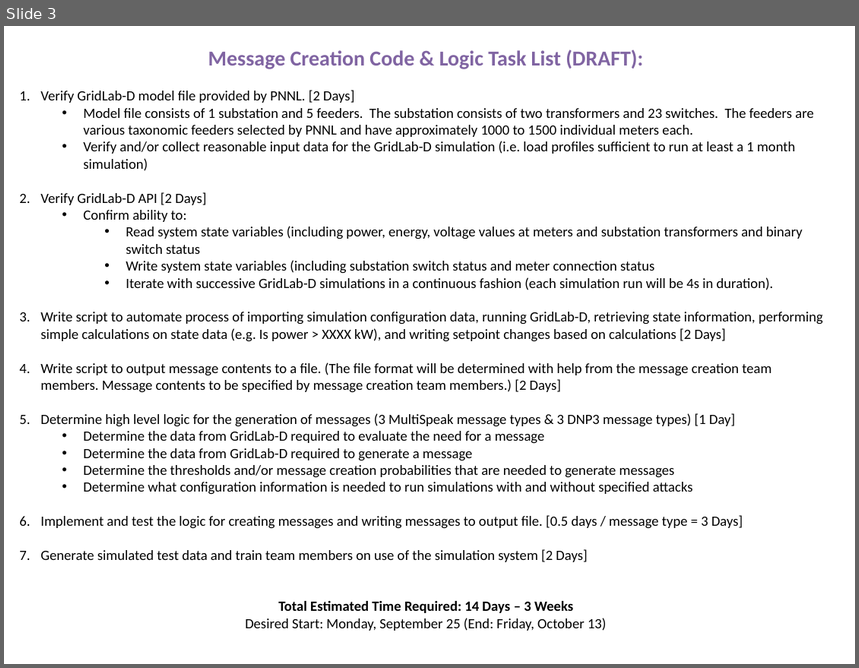
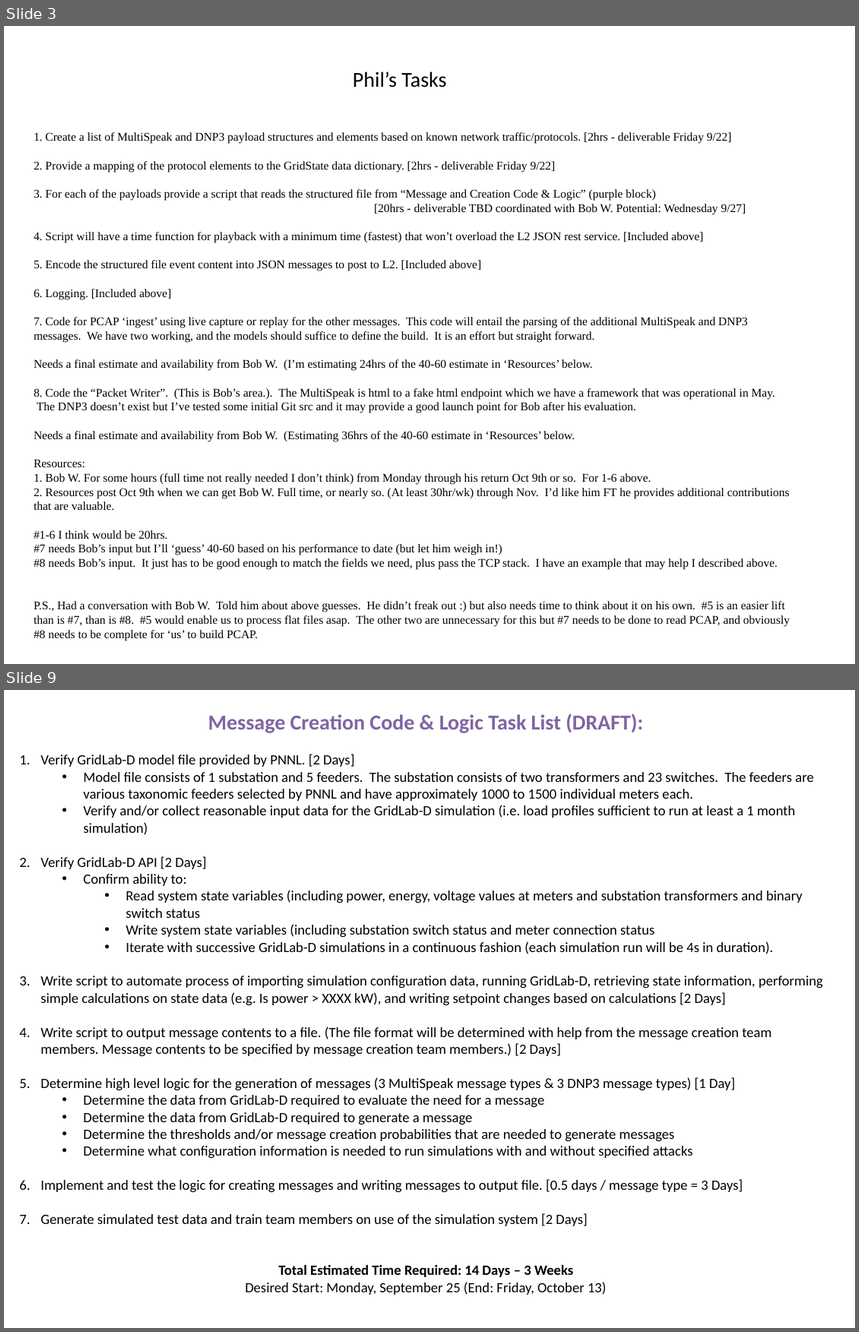
Before and after one commit to dpinney/RatDigest, a slide deck: Docs/SIMBAv2-HighLevel.pptx. Shown one above the other, each under a label of ours: slide 3 before the commit, slides 3 and 9 after it; the slides between them are not shown. The pictures are 859x668 and 859x1332 pixels, drawn with LibreOffice and Linux fonts; fonts in the diff are those of the drawing. Boxes give left, top, right and bottom in pixels: in the first picture for what was removed or moved away, otherwise in the second. Text is boxed around its words. In the diff, an @@ line names an element or a change of style, - is before the commit and + after.

```diff
--- a/Docs/SIMBAv2-HighLevel.pptx
+++ b/Docs/SIMBAv2-HighLevel.pptx
@@ slide 3 added at (x1=4, y1=26, x2=855, y2=664), background #FFFFFF @@
@@ text added at (x1=353, y1=72, x2=446, y2=88), 18 pt, text #000000 @@
+Phil’s Tasks
@@ text added at (x1=34, y1=132, x2=790, y2=641), 10 pt, text #000000 @@
+1. Create a list of MultiSpeak and DNP3 payload structures and elements based on known network traffic/protocols. [2hrs - deliverable Friday 9/22]
+2. Provide a mapping of the protocol elements to the GridState data dictionary. [2hrs - deliverable Friday 9/22]
+3. For each of the payloads provide a script that reads the structured file from “Message and Creation Code & Logic” (purple block)
+[20hrs - deliverable TBD coordinated with Bob W. Potential: Wednesday 9/27]
+4. Script will have a time function for playback with a minimum time (fastest) that won’t overload the L2 JSON rest service. [Included above]
+5. Encode the structured file event content into JSON messages to post to L2. [Included above]
+6. Logging. [Included above]
+7. Code for PCAP ‘ingest’ using live capture or replay for the other messages. This code will entail the parsing of the additional MultiSpeak and DNP3 messages. We have two working, and the models should suffice to define the build. It is an effort but straight forward.
+Needs a final estimate and availability from Bob W. (I’m estimating 24hrs of the 40-60 estimate in ‘Resources’ below.
+8. Code the “Packet Writer”. (This is Bob’s area.). The MultiSpeak is html to a fake html endpoint which we have a framework that was operational in May. The DNP3 doesn’t exist but I’ve tested some initial Git src and it may provide a good launch point for Bob after his evaluation.
+Needs a final estimate and availability from Bob W. (Estimating 36hrs of the 40-60 estimate in ‘Resources’ below.
+Resources:
+1. Bob W. For some hours (full time not really needed I don’t think) from Monday through his return Oct 9th or so. For 1-6 above.
+2. Resources post Oct 9th when we can get Bob W. Full time, or nearly so. (At least 30hr/wk) through Nov. I’d like him FT he provides additional contributions that are valuable.
+#1-6 I think would be 20hrs.
+#7 needs Bob’s input but I’ll ‘guess’ 40-60 based on his performance to date (but let him weigh in!)
+#8 needs Bob’s input. It just has to be good enough to match the fields we need, plus pass the TCP stack. I have an example that may help I described above.
+P.S., Had a conversation with Bob W. Told him about above guesses. He didn’t freak out :) but also needs time to think about it on his own. #5 is an easier lift than is #7, than is #8. #5 would enable us to process flat files asap. The other two are unnecessary for this but #7 needs to be done to read PCAP, and obviously #8 needs to be complete for ‘us’ to build PCAP.
@@ what was slide 3 is now slide 9 @@
```
Also in this commit, not shown: 3 slides changed, 5 other slides added, 1 other file.
